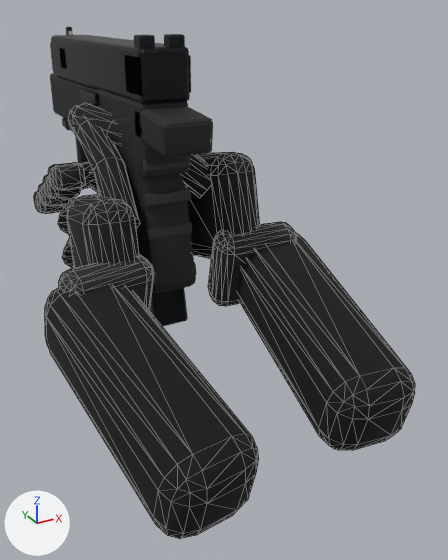
Renders of the Blender file source/blender/weapons/glock17/glock17.blend from each side of a commit.
Both versions are drawn from a camera (50 mm lens) standing at (-0.146, -0.424, 0.143) and looking at (0.03, -0.103, -0.018). Arrows for +X, +Y and +Z are at lower left; the lights stay in place. The first picture is the older version. Mesh edges are drawn as thin lines on the coarser meshes.

In view in the first picture: 'Frame', 'HandL', 'HandR', 'Magazine', 'Slide'.
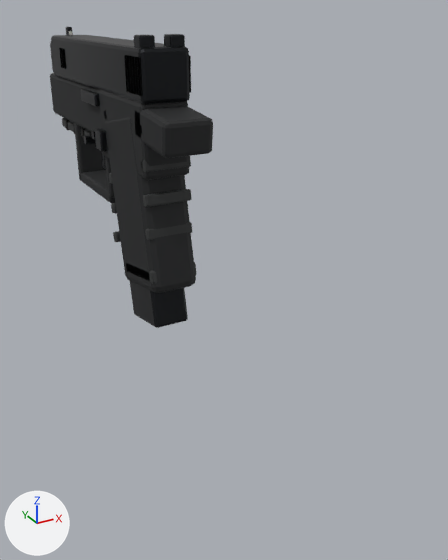
Where the change shows, as pixel boxes (x1, y1, x2, y2) in the pictures (448 x 560 px):
'HandL', deleted (black): before (34, 105, 259, 539)
    faces in mat_sleeve (black #0d0d10): (45, 286, 259, 539)
    faces in mat_glove (black #121214): (54, 105, 140, 268)
    faces in mat_glove_pad (black #222223): (34, 163, 154, 311)
'HandR', deleted (black): before (73, 103, 415, 450)
    faces in mat_sleeve (black #0d0d10): (238, 233, 415, 450)
    faces in mat_glove (black #121214): (73, 103, 260, 259)
    faces in mat_glove_pad (black #222223): (208, 222, 297, 306)

What changed in the scene script:
```text
Remove ob_handl:
    ob_handl = bpy.data.objects.new('HandL', me_cube_068)
    ob_handl.parent = ob_gunroot
    ob_handl.location = (-0.048, -0.122, -0.012)
    ob_handl.rotation_euler = (-0.2, 0.0, -0.06)  # degrees (-11, 0, -3.4)
Remove ob_handr:
    ob_handr = bpy.data.objects.new('HandR', me_cube_061)
    ob_handr.parent = ob_gunroot
    ob_handr.location = (0.048, -0.12, -0.01)
    ob_handr.rotation_euler = (-0.2, 0.0, 0.06)  # degrees (-11, 0, 3.4)
```
